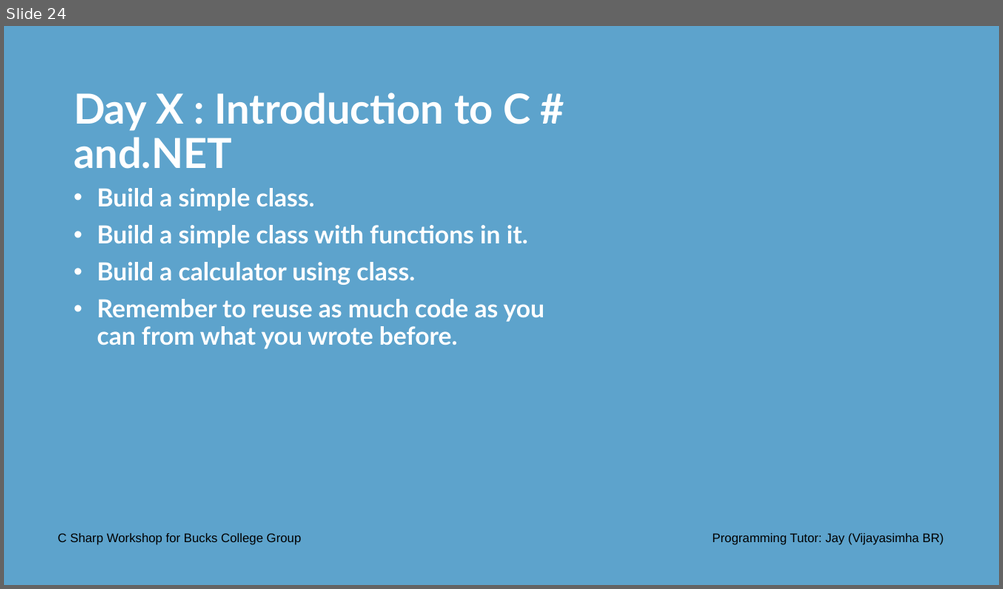
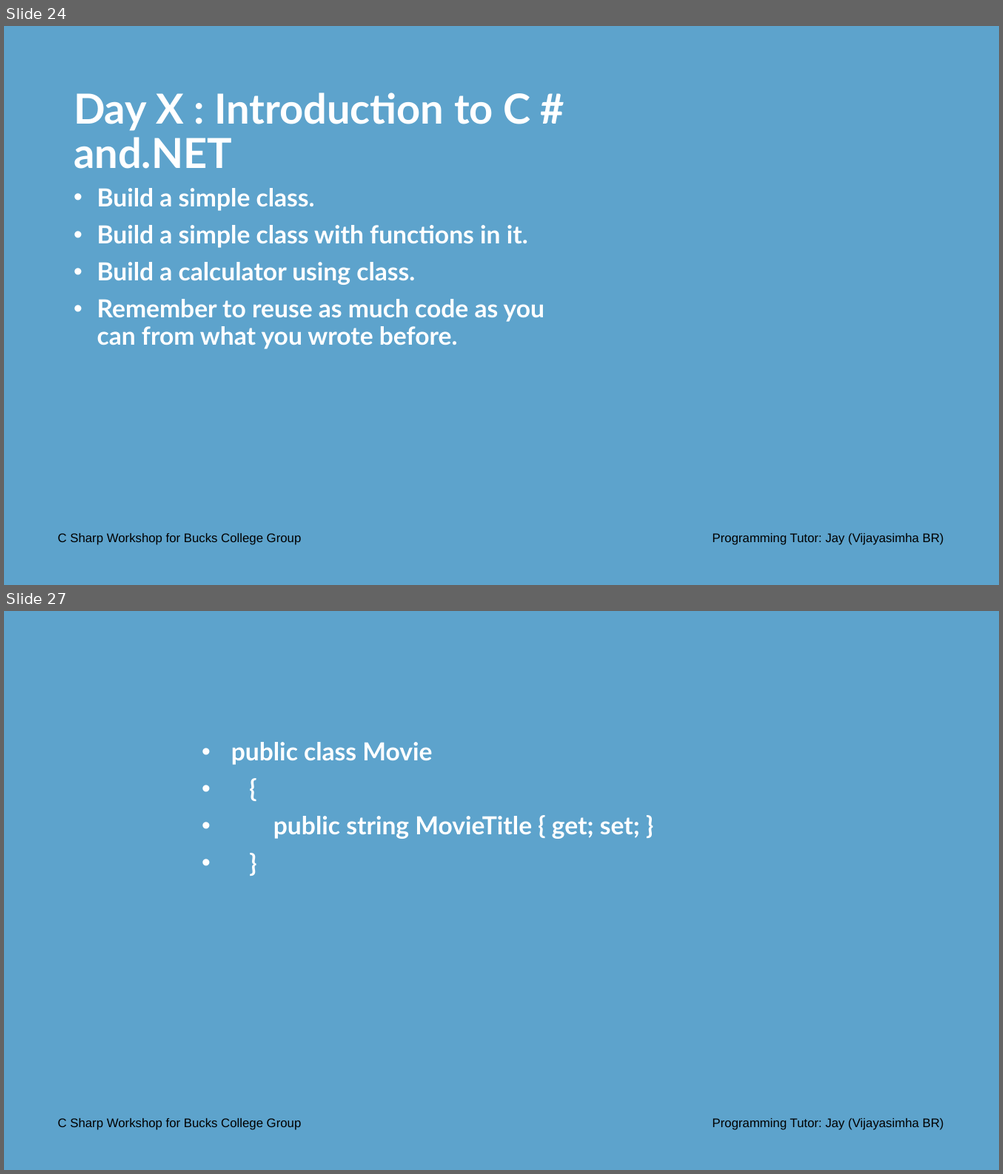
Before and after one commit to Jay-study-nildana/CSharpWorkShopforBucksCollegeGroup, a slide deck: PresentationPPTPDFS/Day 3 Onwards - C Sharp Workshop Bucks College Group.pptx. Shown one above the other, each under a label of ours: slide 24 before the commit, slides 24 and 27 after it; the slides between them are not shown. The pictures are 1003x589 and 1003x1174 pixels, drawn with LibreOffice and Linux fonts; fonts in the diff are those of the drawing; background and template pictures are left out. Boxes give left, top, right and bottom in pixels: in the first picture for what was removed or moved away, otherwise in the second. Text is boxed around its words. In the diff, an @@ line names an element or a change of style, - is before the commit and + after.

```diff
--- a/PresentationPPTPDFS/Day 3 Onwards - C Sharp Workshop Bucks College Group.pptx
+++ b/PresentationPPTPDFS/Day 3 Onwards - C Sharp Workshop Bucks College Group.pptx
@@ slide 27 added at (x1=4, y1=611, x2=999, y2=1170), background #5DA3CC @@
@@ text added at (x1=231, y1=742, x2=640, y2=839), 24 pt, text #FFFFFF, bold @@
+• public class Movie
+• {
+• public string MovieTitle { get; set; }
+• }
@@ text added at (x1=58, y1=1119, x2=301, y2=1130), 12 pt, text #000000 @@
+C Sharp Workshop for Bucks College Group
@@ text added at (x1=712, y1=1119, x2=944, y2=1130), 12 pt, text #000000 @@
+Programming Tutor: Jay (Vijayasimha BR)
```
Also in this commit, not shown: 1 slide changed, 3 other slides added, 2 other files.
